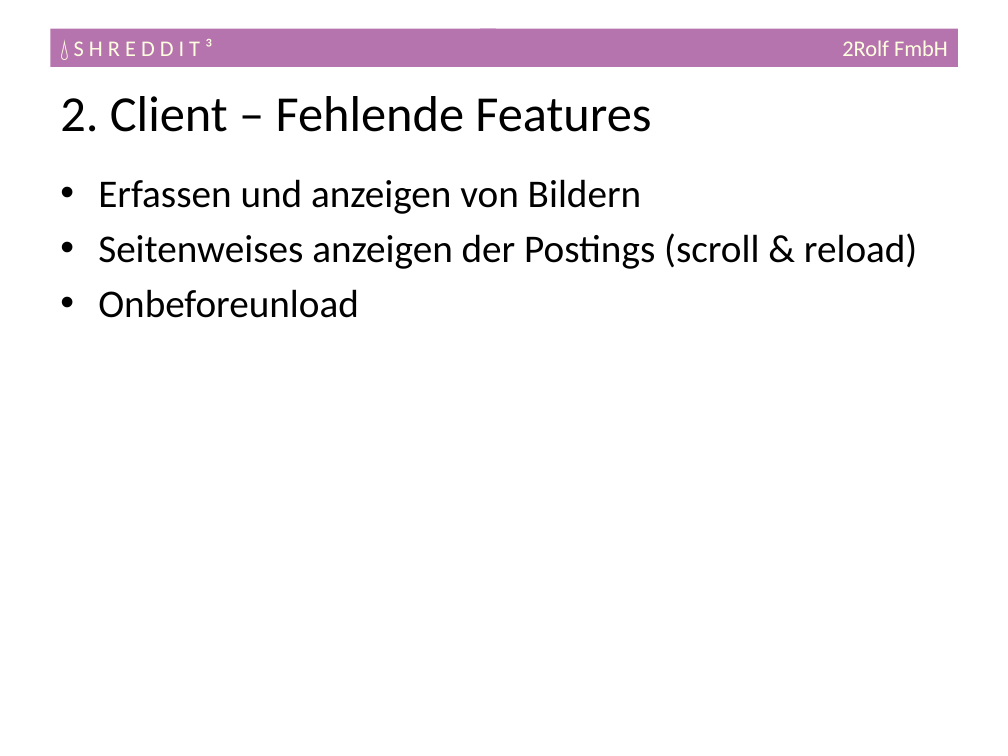
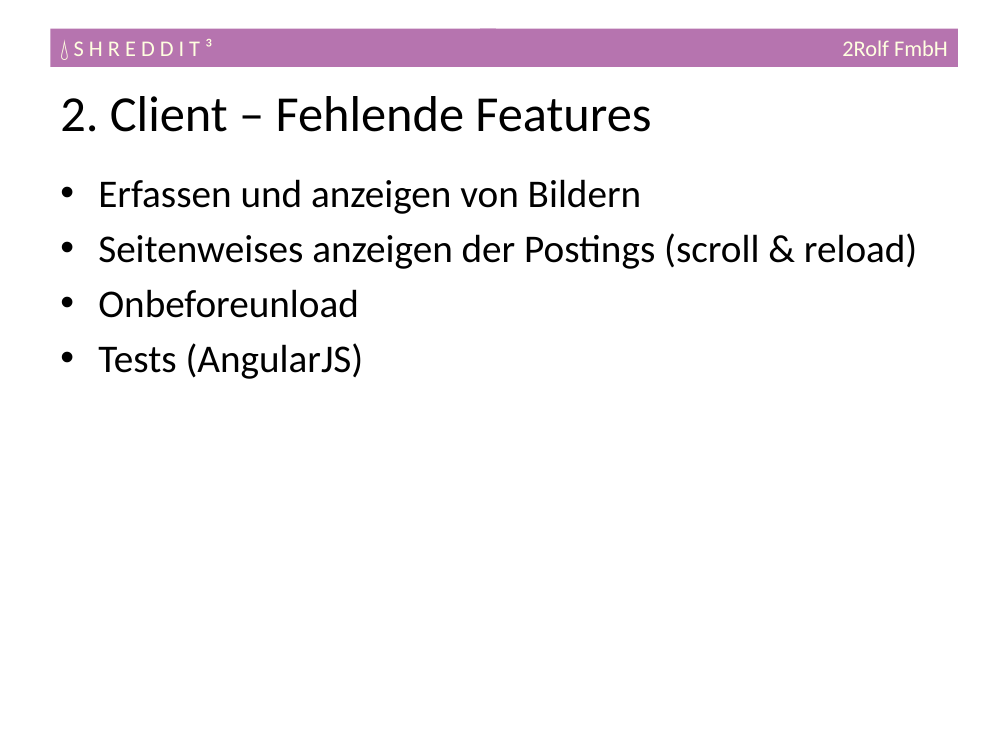
Before and after one commit to rolfstutz1a/shreddit3, a slide deck: slide 6 of doc/shreddit3.pptx. Drawn at 1008x756 pixels with LibreOffice and Linux fonts; fonts in the diff are those of the drawing. Boxes give left, top, right and bottom in pixels: in the first picture for what was removed or moved away, otherwise in the second. Text is boxed around its words. In the diff, an @@ line names an element or a change of style, - is before the commit and + after.

Commit message:
Presentation

```diff
--- a/doc/shreddit3.pptx
+++ b/doc/shreddit3.pptx
@@ text at box(98, 343, 364, 379): paragraph added @@
+• Tests (AngularJS)
```
